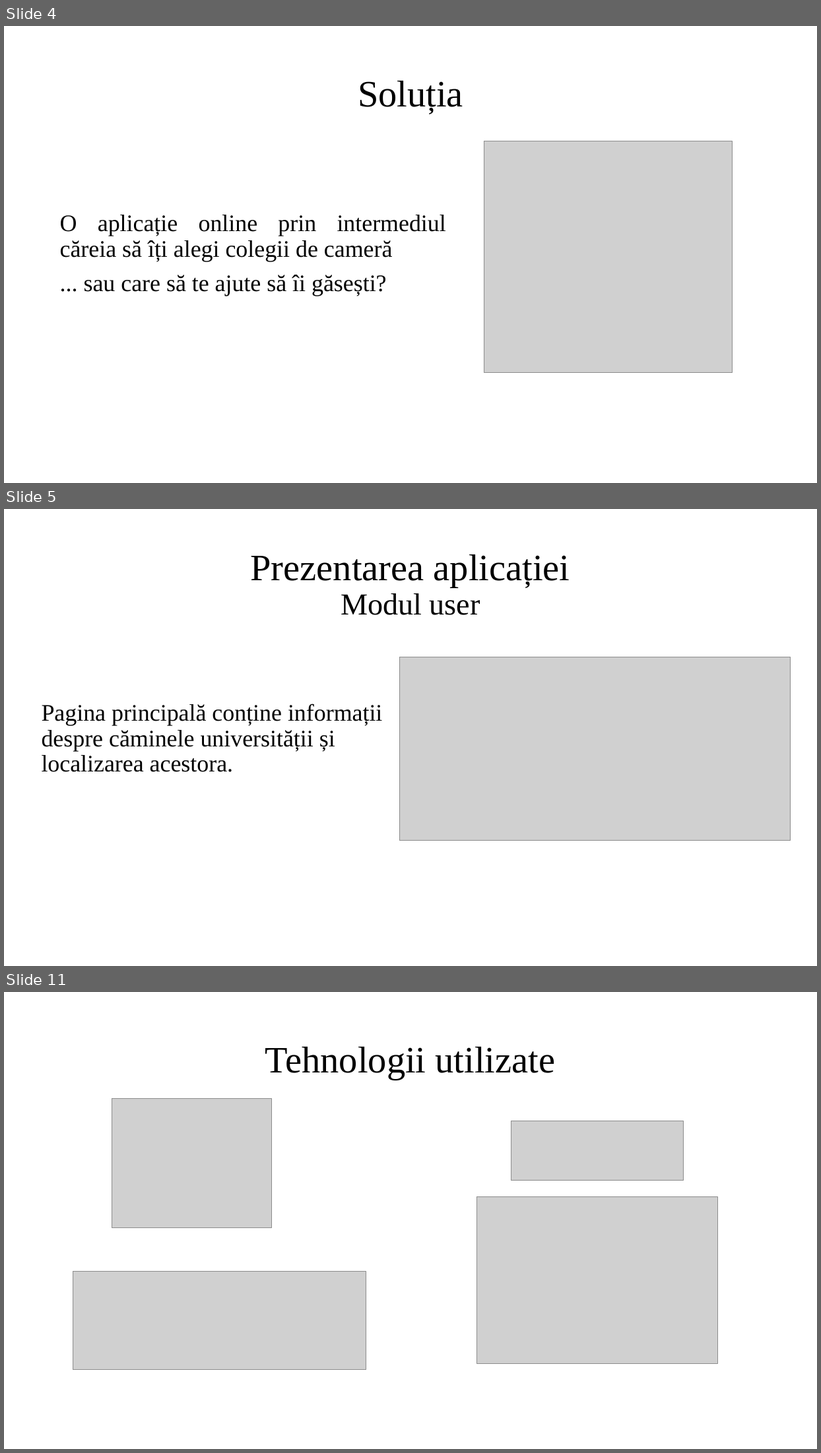
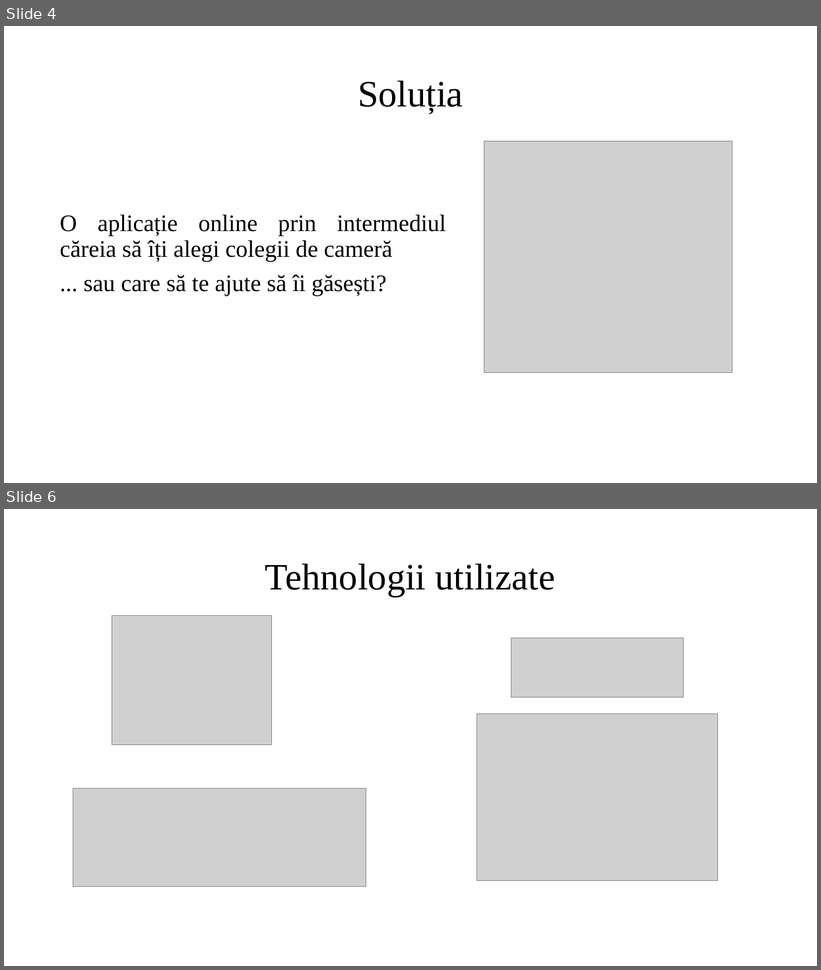
Before and after one commit to silviudragan/Stable-matching-roommates, a slide deck: Licenta2018DraganSilviu-Constantin/Prezentare.pptx. Shown one above the other, each under a label of ours: slides 4, 5 and 11 before the commit, slides 4 and 6 after it; the slides between them are not shown. The pictures are 821x1453 and 821x970 pixels, drawn with LibreOffice and Linux fonts; fonts in the diff are those of the drawing; grey boxes stand for pictures. Boxes give left, top, right and bottom in pixels: in the first picture for what was removed or moved away, otherwise in the second. Text is boxed around its words. In the diff, an @@ line names an element or a change of style, - is before the commit and + after.

```diff
--- a/Licenta2018DraganSilviu-Constantin/Prezentare.pptx
+++ b/Licenta2018DraganSilviu-Constantin/Prezentare.pptx
@@ slide 5 removed at bbox=[4, 509, 817, 966], background #FFFFFF @@
@@ title removed at bbox=[251, 554, 570, 615] @@
-Prezentarea aplicației
-Modul user
@@ picture removed at bbox=[399, 657, 790, 841] @@
@@ text removed at bbox=[42, 704, 382, 772] @@
-Pagina principală conține informații despre căminele universității și localizarea acestora.
@@ what was slide 11 is now slide 6 @@
```
Also in this commit, not shown: 8 slides changed, 3 slides added, 3 other slides removed.
